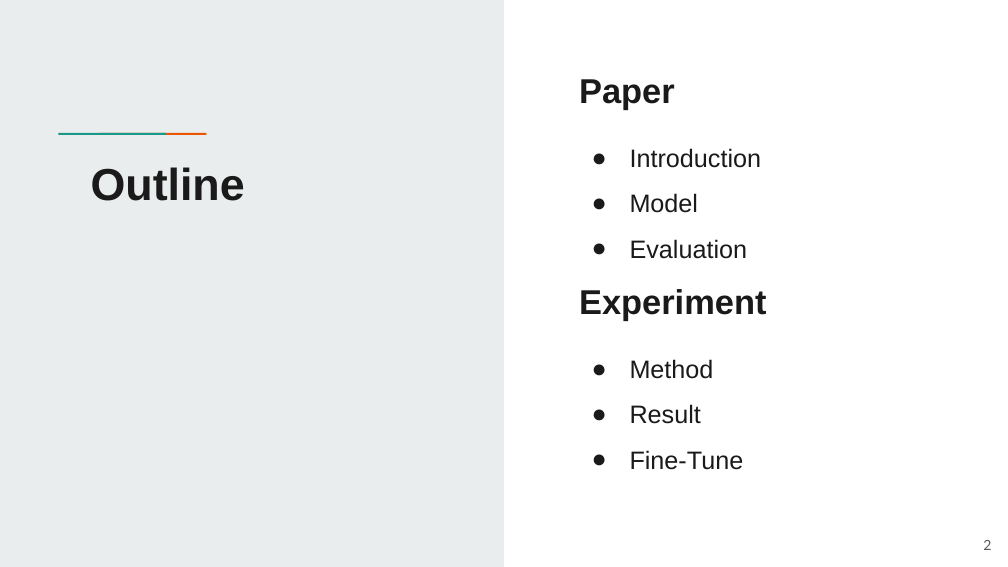
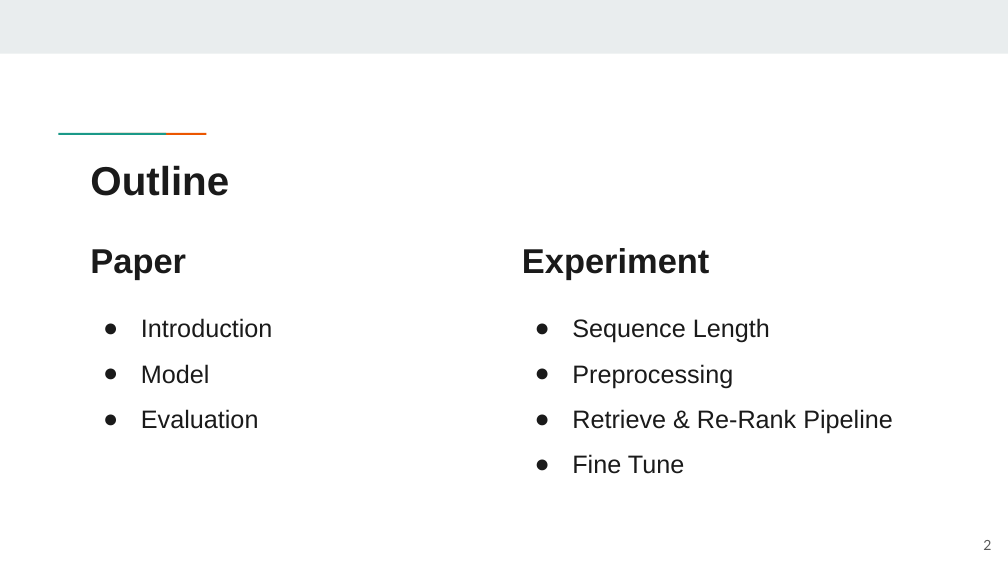
Before and after one commit to jackyh1999/NTUST, a slide deck: slide 2 of IR資訊檢索_第9組_FinalProject.pptx. Drawn at 1008x567 pixels with LibreOffice and Linux fonts; fonts in the diff are those of the drawing. Boxes give left, top, right and bottom in pixels: in the first picture for what was removed or moved away, otherwise in the second. Text is boxed around its words. In the diff, an @@ line names an element or a change of style, - is before the commit and + after.

```diff
--- a/IR資訊檢索_第9組_FinalProject.pptx
+++ b/IR資訊檢索_第9組_FinalProject.pptx
@@ rectangle removed at (0,0,504,566) @@
@@ rectangle added at (0,0,1008,53), fill #E9EDEE @@
@@ title "Outline" at (90,165,229,196): size 32 to 28.8 pt @@
@@ text "Paper": place and size @@
-text "Paper" at (579,79,766,470)
+text "Paper" at (90,249,273,429)
@@ text added at (522,248,893,474), 18 pt, text #1A1A1A @@
+Experiment
+● Sequence Length
+● Preprocessing
+● Retrieve & Re-Rank Pipeline
+● Fine Tune
@@ text at (579,289,766,470): paragraphs removed @@
-Experiment
-● Method
-● Result
-● Fine-Tune
```
Also in this commit, not shown: 17 other slides changed, 1 slide added, 1 slide removed.
